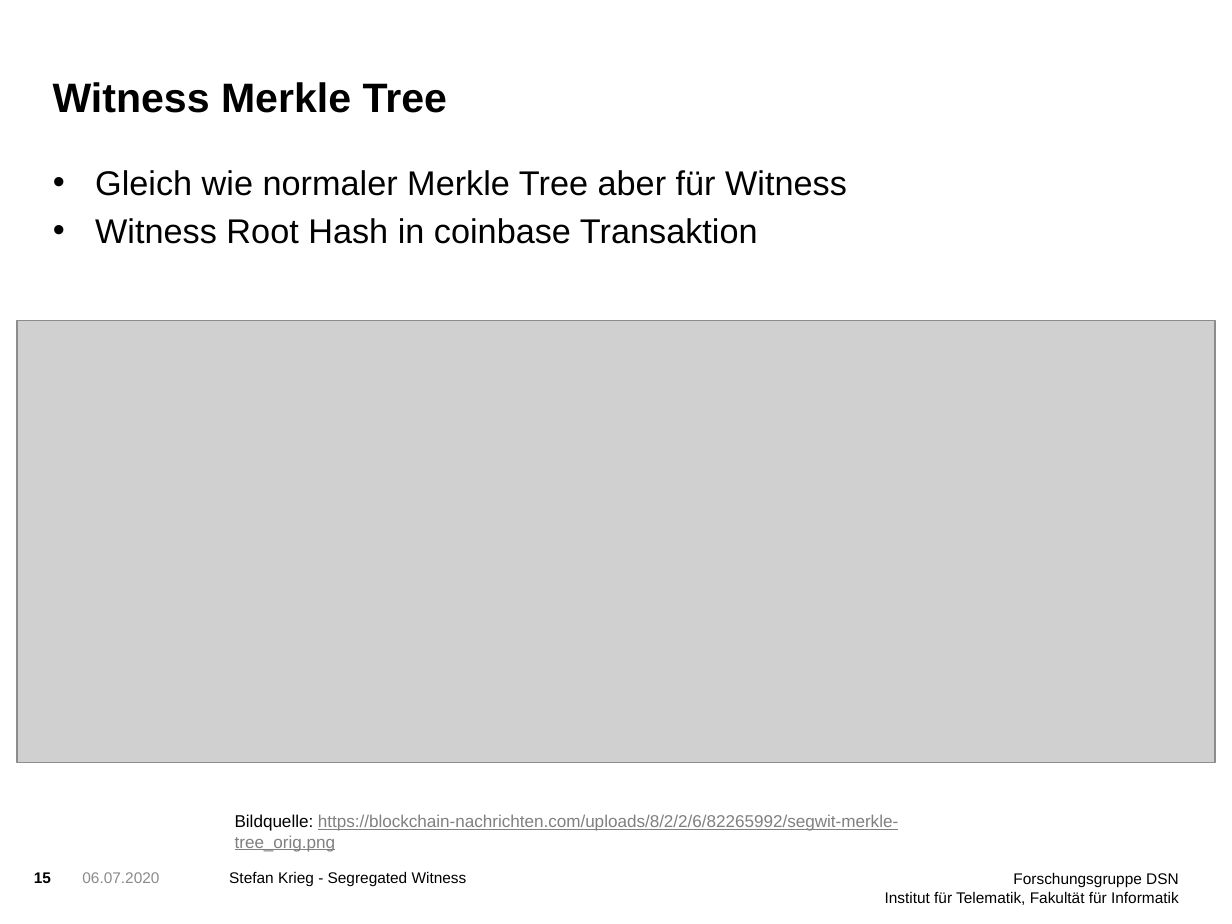
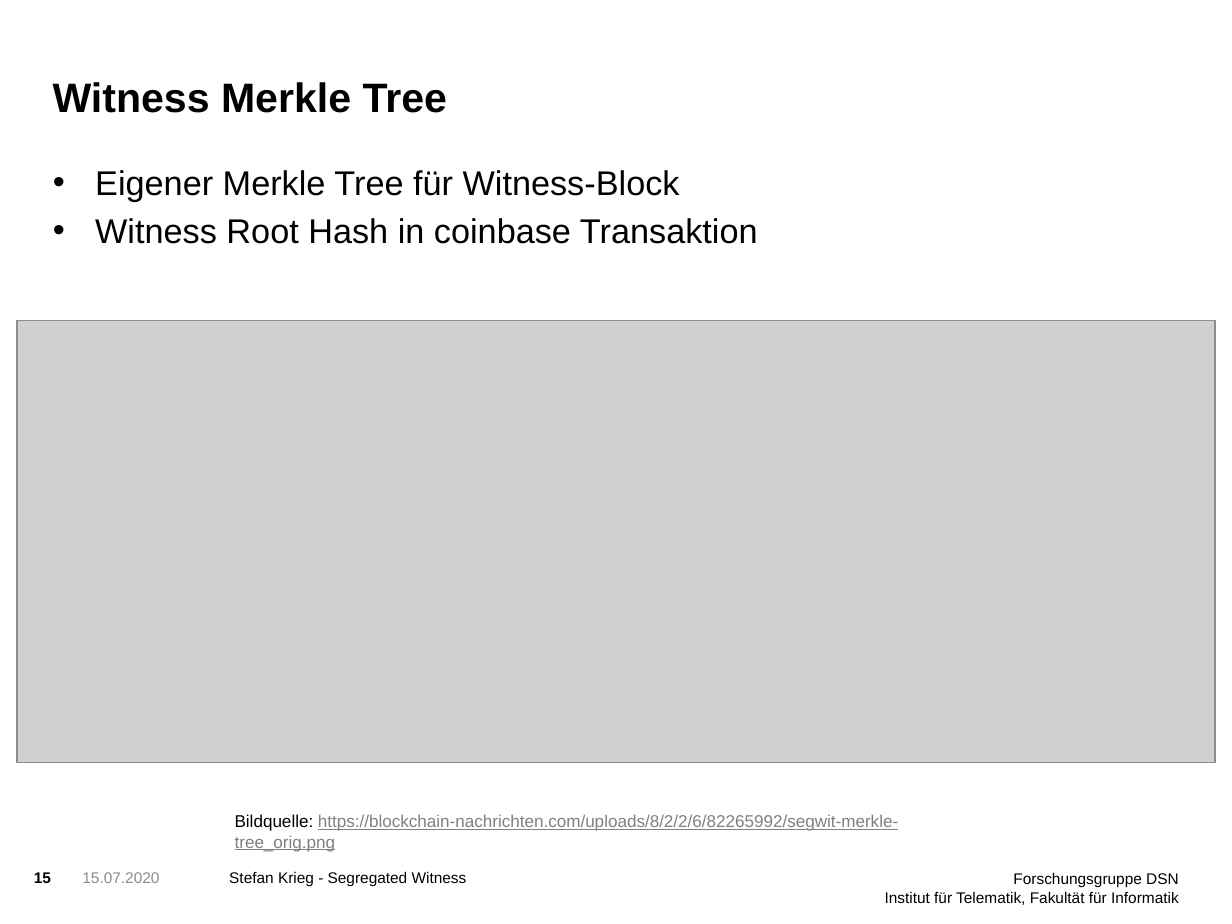
Before and after one commit to StefanDerEchte/SegWit-Proseminar, a slide deck: slide 15 of SegWit Präsentation.pptx. Drawn at 1232x924 pixels with LibreOffice and Linux fonts; fonts in the diff are those of the drawing; grey boxes stand for pictures; background and template pictures are left out. Boxes give left, top, right and bottom in pixels: in the first picture for what was removed or moved away, otherwise in the second. Text is boxed around its words. In the diff, an @@ line names an element or a change of style, - is before the commit and + after.

```diff
--- a/SegWit Präsentation.pptx
+++ b/SegWit Präsentation.pptx
@@ text at (x1=95, y1=170, x2=680, y2=202): text changed @@
-• Gleich wie normaler Merkle Tree aber für Witness
+• Eigener Merkle Tree für Witness-Block
@@ text at (x1=82, y1=872, x2=159, y2=883): text changed @@
-06.07.2020
+15.07.2020
```
Also in this commit, not shown: 16 other slides changed, 1 slide added, 4 other files.
